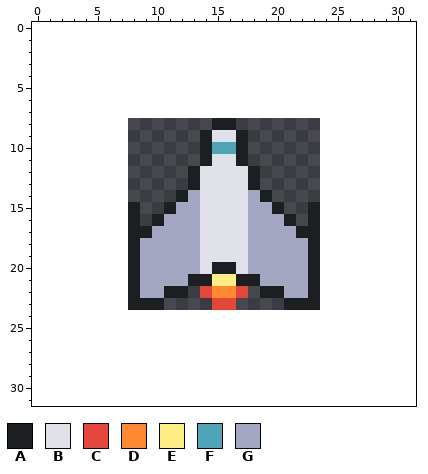
A pixel-art file gets an edit: assets/aseprite/player.aseprite. That is the earlier state.
16x16 pixels, 1 frame. The old version is drawn lined up with the new one, on the new canvas.
Palette (. is transparent): A #1b1f21  B #dfe0e8  C #e64539  D #ff8933  E #ffee83  F #4fa4b8  G #a3a7c2
Pixels before, first column x 8:
 8 .......AA.......
 9 ......ABBA......
10 ......AFFA......
11 ......ABBA......
12 .....ABBBBA.....
13 .....ABBBBA.....
14 ....AGBBBBGA....
15 A..AGGBBBBGGA..A
16 A.AGGGBBBBGGGA.A
17 AAGGGGBBBBGGGGAA
18 AGGGGGBBBBGGGGGA
19 AGGGGGBBBBGGGGGA
20 AGGGGGBAABGGGGGA
21 AGGGGAAEEAAGGGGA
22 AGGAA.CDDC.AAGGA
23 AAA....CC....AAA
Once edited:
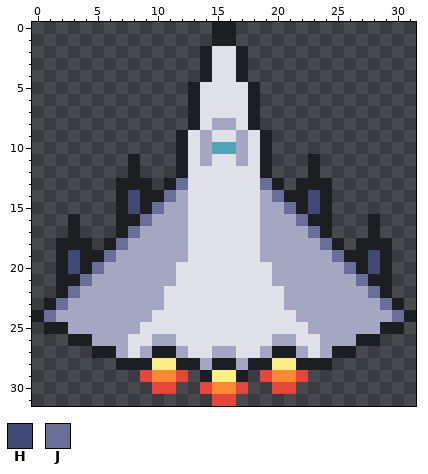
Colours new in this view: H #404973  J #686f99
Difference:
canvas 16x16 -> 32x32, the old top-left corner now at 8,8
The edit adds colour A in rows 0 to 1 at x 15 to 16; in rows 2 to 4 at x 14 and 17; in rows 5 to 8 at x 13 and 18; in rows 9 to 10 at x 12 and 19; in rows 11 to 12 at x 8, 12, 19 and 23; in row 13 at x 7 to 9, 11, 20 and 22 to 24.
The edit adds colour A in row 14 at x 7, 9 to 10, 21 to 22 and 24; in row 15 at x 7, 9, 22 and 24; in rows 16 to 17 at x 3, 7, 24 and 28; in row 18 at x 2 to 4, 6, 25 and 27 to 29; in row 19 at x 2, 4 to 5, 26 to 27 and 29; in row 20 at x 2, 4, 27 and 29.
The edit adds colour A in row 21 at x 2 to 3 and 28 to 29; in row 22 at x 2 and 29; in row 23 at x 1 and 30; in row 24 at x 0 and 31; in row 25 at x 1 to 2 and 29 to 30; in row 26 at x 3 to 4 and 27 to 28.
The edit adds colour A in row 27 at x 5 to 6, 10 to 11, 20 to 21 and 25 to 26; in row 28 at x 7 to 9, 12 to 13, 15 to 16, 18 to 19 and 22 to 24; in row 29 at x 14 and 17.
The edit adds colour B in rows 2 to 4 at x 15 to 16; in rows 5 to 7 at x 14 to 17; in row 8 at x 14 and 17; in rows 9 to 11 at x 13 and 18; in row 22 at x 13 and 18; in row 23 at x 11 to 14 and 17 to 20.
The edit adds colour B in row 24 at x 10 to 21; in row 25 at x 9 to 22; in row 26 at x 8 to 9, 12 to 19 and 22 to 23; in row 27 at x 8, 13 to 14, 17 to 18 and 23.
Colour A gives way to colour B in rows 12 to 13 at x 13 and 18; in row 20 at x 15 to 16; in row 21 at x 13 to 14 and 17 to 18; in row 22 at x 11 to 12 and 19 to 20.
Colour C gives way to colour B in row 22 at x 14 and 17; in row 23 at x 15 to 16.
Colour D gives way to colour B in row 22 at x 15 to 16.
Colour E gives way to colour B in row 21 at x 15 to 16.
Colour G gives way to colour B in rows 14 to 19 at x 13 and 18; in row 20 at x 12 to 13 and 18 to 19; in row 21 at x 12 and 19.
The edit adds colour C in row 29 at x 9, 12, 19 and 22; in row 30 at x 10 to 11, 14, 17 and 20 to 21; in row 31 at x 15 to 16.
The edit adds colour D in row 29 at x 10 to 11 and 20 to 21; in row 30 at x 15 to 16.
The edit adds colour E in row 28 at x 10 to 11 and 20 to 21; in row 29 at x 15 to 16.
The edit adds colour G in row 19 at x 7 and 24; in row 20 at x 6 to 7 and 24 to 25; in row 21 at x 5 to 7 and 24 to 26; in row 22 at x 4 to 7 and 24 to 27; in row 23 at x 3 to 7 and 24 to 28; in row 24 at x 2 to 9 and 22 to 29.
The edit adds colour G in row 25 at x 3 to 8 and 23 to 28; in row 26 at x 5 to 7, 10 to 11, 20 to 21 and 24 to 26; in row 27 at x 7, 9, 12, 15 to 16, 19, 22 and 24; in row 28 at x 14 and 17.
Colour A gives way to colour G in row 8 at x 15 to 16; in rows 9 to 11 at x 14 and 17; in row 14 at x 12 and 19; in row 15 at x 11 and 20; in row 16 at x 10 and 21; in row 17 at x 9 and 22.
Colour A gives way to colour G in rows 18 to 22 at x 8 and 23; in row 23 at x 8 to 10 and 21 to 23.
The edit adds colour H in row 14 at x 8 and 23; in rows 19 to 20 at x 3 and 28.
Colour A gives way to colour H in row 15 at x 8 and 23.
The edit adds colour J in row 13 at x 12 and 19; in row 14 at x 11 and 20; in row 15 at x 10 and 21; in row 16 at x 9 and 22; in row 18 at x 7 and 24; in row 19 at x 6 and 25.
The edit adds colour J in row 20 at x 5 and 26; in row 21 at x 4 and 27; in row 22 at x 3 and 28; in row 23 at x 2 and 29; in row 24 at x 1 and 30.
Colour A gives way to colour J in row 17 at x 8 and 23.
